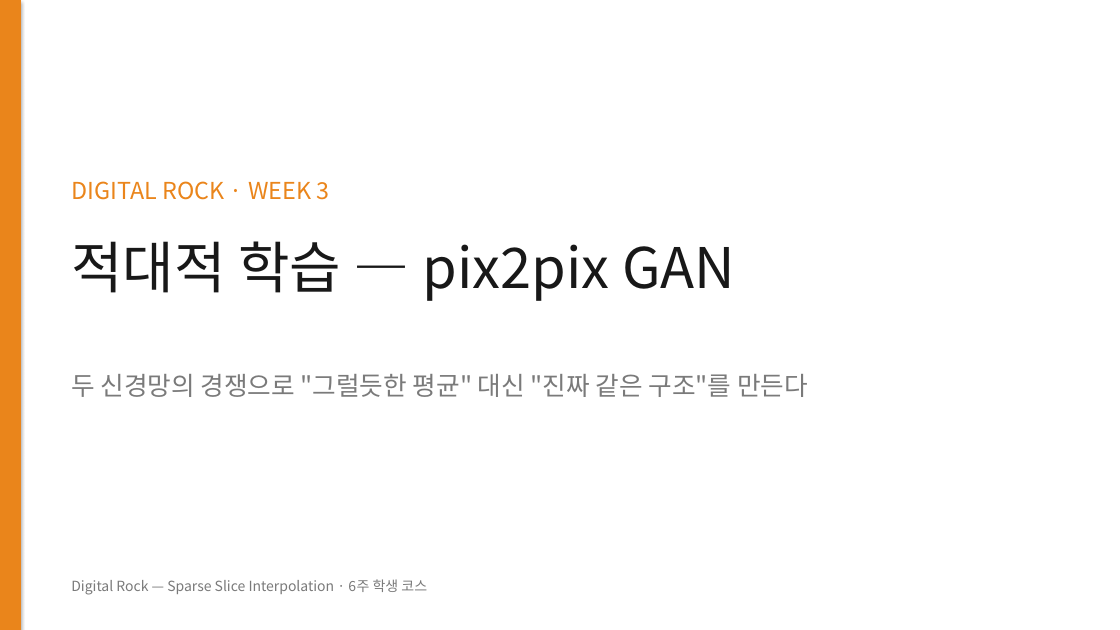
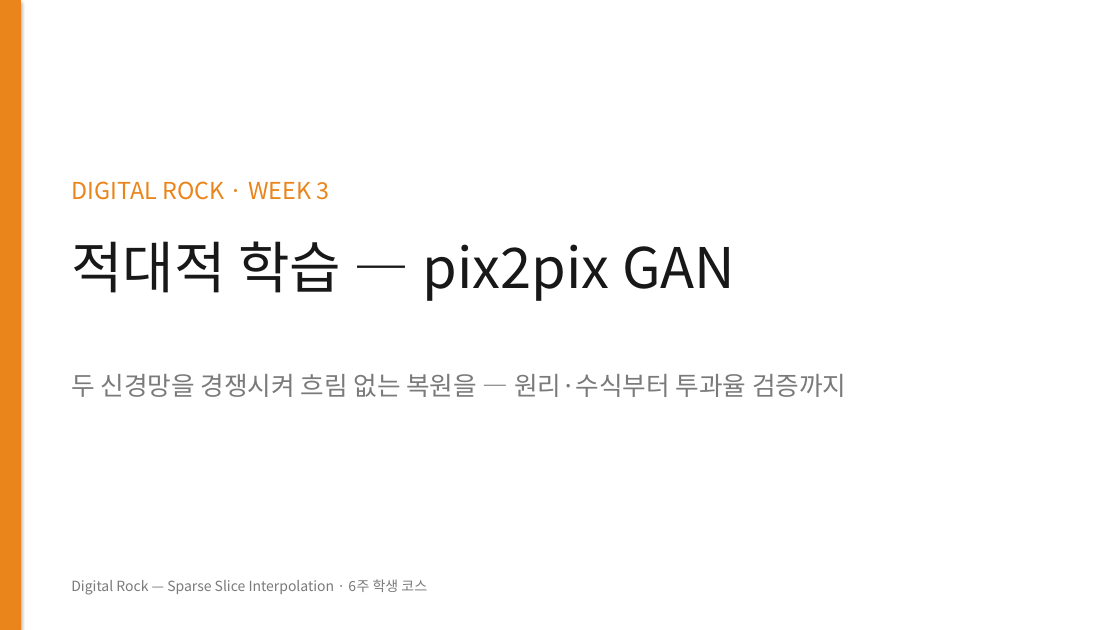
Before and after one commit to 01willy/Digital_rock_DL_Education, a slide deck: slide 1 of web/downloads/shared/w3/W3.pptx. Drawn at 1120x630 pixels with LibreOffice and Linux fonts; fonts in the diff are those of the drawing. Boxes give left, top, right and bottom in pixels: in the first picture for what was removed or moved away, otherwise in the second. Text is boxed around its words. In the diff, an @@ line names an element or a change of style, - is before the commit and + after.

```diff
--- a/web/downloads/shared/w3/W3.pptx
+++ b/web/downloads/shared/w3/W3.pptx
@@ text at bbox=[71, 374, 846, 397]: text changed @@
-두 신경망의 경쟁으로 "그럴듯한 평균" 대신 "진짜 같은 구조"를 만든다
+두 신경망을 경쟁시켜 흐림 없는 복원을 — 원리·수식부터 투과율 검증까지
```
Also in this commit, not shown: 4 other slides changed, 12 slides added, 9 slides removed, 14 other files.
